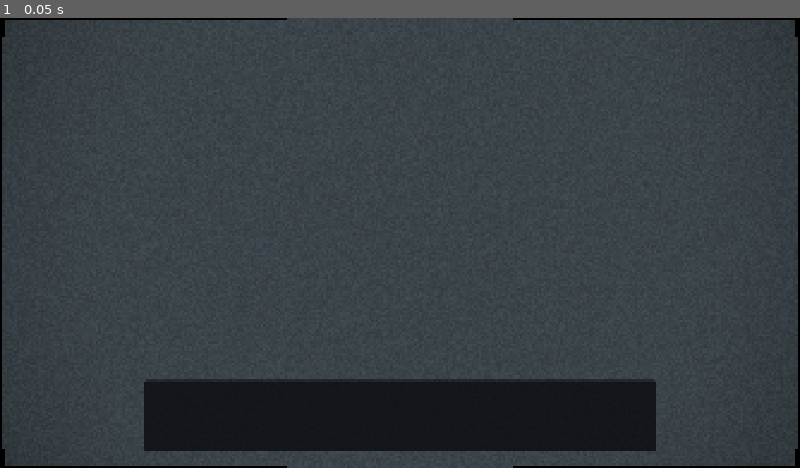
Above: before the commit, frame 1.
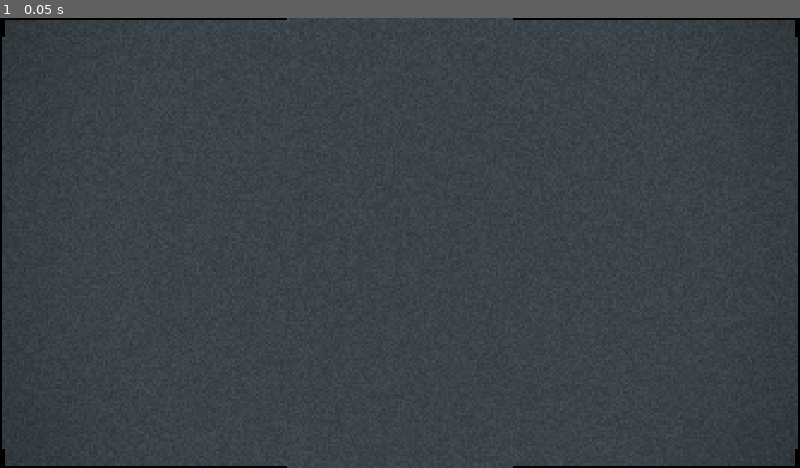
Above: after the commit, the same moment.

Repository: Yompix/office-dreams
Game: Godot game, scene res://scenes/main.tscn
Two runs of this game, one before a commit and one after it. Both use one fixed random seed, a clock stepped at 60 frames per second and the inputs below.
Inputs:
- Up to frame 1 (0.05 s): no input

The runs differ from the first frame. In frame 1, 10% of the frame differs, in the area x 18-82%, y 80-97%.
Error in both runs: Trying to assign value of type 'Nil' to a variable of type 'Dictionary'. (res://scripts/core/story_db.gd:25)

Commit message:
Godot: титул с живым кадром, меню, настройки (язык, громкости по шинам, графика), пауза, сохранение и «Продолжить»; экспорт Windows / Web / Linux (export_presets.cfg); проверка сборки из .pck автопрогоном до концовки
Co-Authored-By: Claude Opus 5.5 <noreply@anthropic.com>
Claude-Session: https://claude.ai/code/session_01DiwnqB26fpYcSxva5WqzjX

Diff:
--- a/godot/nightshift/scripts/core/game.gd
+++ b/godot/nightshift/scripts/core/game.gd
@@ -67,22 +67,33 @@
 
 
 func _ready() -> void:
-	StoryDB.setup(_arg("lang", "ru"))
+	Save.load_all()
+	Save.ensure_buses()
+	var lang := _arg("lang", String(Save.setting("lang", "")))
+	if lang == "":   # первый запуск — язык системы, если он есть в игре
+		lang = OS.get_locale_language()
+	StoryDB.setup(lang)
+	Graphics.apply(get_viewport())
+	auto = bool(Save.setting("auto", false))
 	player = ShotPlayer.new()
 	add_child(player)
 	_build_ui()
 	music = AudioStreamPlayer.new()
 	music.volume_db = -6.0
+	music.bus = "Music"
 	add_child(music)
 	for i in 4:
 		var v := AudioStreamPlayer.new()
+		v.bus = "Voice"
 		add_child(v)
 		voices.append(v)
 	for i in 8:
 		var v := AudioStreamPlayer.new()
+		v.bus = "SFX"
 		add_child(v)
 		sfx_pool.append(v)
 	amb_static = AudioStreamPlayer.new()
+	amb_static.bus = "Amb"
 	add_child(amb_static)
 	autoplay = OS.get_cmdline_user_args().has("--autoplay")
 	auto = auto or autoplay
@@ -102,8 +113,12 @@
 			_run_then(th)
 		else:
 			start_scene(_arg("scene", ""), int(_arg("beat", "0")))
+	elif autoplay:
+		start_scene(StoryDB.story.get("start", "intro"))
 	else:
-		start_scene(StoryDB.story.get("start", "intro"))
+		if _arg("shot", "") != "":   # проверка титула: -- --at 3 --shot файл
+			test = {"at": float(_arg("at", "3.0")), "shot": _arg("shot", "")}
+		go_menu()
 
 
 func _arg(name: String, def: String) -> String:
@@ -129,6 +144,14 @@
 		ShiftGame.shk = {}
 	if not id.begins_with("over_"):
 		save_scene = id
+		if not autoplay and test.is_empty():   # «Продолжить» — с этой сцены
+			Save.d.save = id
+			Save.d.saveT = last_time
+			Save.d.flags = flags
+			Save.d.shk = ShiftGame.shk
+			Save.d.tutDone = ShiftGame.tut_done
+			Save.d.run = run
+			Save.write()
 	if run.is_empty():
 		run = {"picks": [], "sec": 0.0, "rec": 0, "ok": 0, "miss": 0, "hrs": []}
 	ends.hide_all()
@@ -211,6 +234,11 @@
 	T += delta
 	if mode in ["play", "choice", "mg", "shift", "explore", "talk"] and not run.is_empty():
 		run.sec += delta
+	if mode == "menu":
+		_menu_frame()
+		if not test.is_empty() and T - _menu_t0 >= float(test.at):
+			_snap()
+		return
 	if mode == "mg":
 		_mg_frame(delta)
 		if not test.is_empty() and mg.t >= float(test.at):
@@ -327,6 +355,11 @@
 
 
 func _input(e: InputEvent) -> void:
+	if e.is_action_pressed("ui_cancel") and mode in ["play", "choice", "mg", "shift", "explore", "talk"] and not get_tree().paused:
+		get_tree().paused = true
+		menu.show_pause()
+		get_viewport().set_input_as_handled()
+		return
 	if mode != "play" and mode != "choice":
 		return
 	if e.is_action_pressed("ui_accept") or (e is InputEventMouseButton and e.pressed and e.button_index == MOUSE_BUTTON_LEFT and not choice_box.visible):
@@ -477,6 +510,71 @@
 	_run_then(scene.get("then", {}))
 
 
+# ---------- меню, пауза, продолжение ----------
+var menu: MainMenu
+var _menu_t0 := 0.0
+
+
+## Титул: живой кадр (Лили за стеклом), медленный наезд за 20 с.
+func go_menu() -> void:
+	get_tree().paused = false
+	mode = "menu"
+	scene = {"beats": []}
+	beat = {}
+	for v in voices:
+		v.stop()
+	for v in sfx_pool:
+		v.stop()
+	for k in ambs:
+		ambs[k].stop()
+	amb_static.stop()
+	if shift:
+		shift.queue_free()
+		shift = null
+	shift_ui.visible = false
+	mg.visible = false
+	act_view.close()
+	ends.hide_all()
+	dlg.visible = false
+	hint_lbl.visible = false
+	phone.visible = false
+	choice_box.visible = false
+	hud.visible = false
+	black.visible = false
+	_menu_t0 = T
+	if ResourceLoader.exists("res://bake/door_katya.json"):
+		player.play("door_katya")
+		player.visible = true
+	_music("theme")
+	menu.show_title(Save.get_v("save") != null and StoryDB.scene(String(Save.get_v("save", ""))).size() > 0, OS.has_feature("pc"))
+
+
+func _menu_frame() -> void:
+	var tt := T - _menu_t0
+	var k := minf(1.0, tt / 20.0)
+	player.aim_cx = 0.5
+	player.aim_cy = 0.47
+	player.aim_z = 1.0 + 0.06 * (k * k * (3.0 - 2.0 * k))
+	player.aim_dk = 0.0
+	player.talk = {}
+	if player.shot:
+		player.apply(minf(tt + 3.0, player.shot.dur), maxf(0.0, tt + 3.0 - player.shot.dur))
+	post.beat_fx("", tt, T, 0.0, {}, 1.0)
+	post.set_p("cctv", 0.0)
+	post.set_p("ir", 0.0)
+	post.set_p("grain_k", 0.09)
+
+
+func _continue() -> void:
+	menu.close()
+	flags = Save.get_v("flags", {}).duplicate()
+	ShiftGame.shk = Save.get_v("shk", {}).duplicate(true)
+	ShiftGame.tut_done = bool(Save.get_v("tutDone", false))
+	run = Save.get_v("run", {}).duplicate(true)
+	last_time = String(Save.get_v("saveT", "02:55"))
+	start_scene(String(Save.get_v("save", "intro")))
+
+
 # ---------- концовки и экран смерти ----------
 ## Концовка: последний кадр идёт дальше ~8,5 с и темнеет, своя музыка, название по буквам; клик — журнал дежурств.
 func _finale(th: Dictionary) -> void:
@@ -514,8 +612,12 @@
 	beat = {}
 	hud.visible = false
 	dlg.visible = false
+	endings_got = Save.get_v("endings", {})
 	var fresh := not endings_got.has(th.ending)
 	endings_got[th.ending] = true
+	Save.d.endings = endings_got
+	Save.d.erase("save")
+	Save.write()
 	if not th.get("fin", false):
 		_play("boom")
 	var mins := maxi(1, int(round(float(run.get("sec", 0.0)) / 60.0)))
@@ -543,7 +645,9 @@
 	beat = {}
 	hud.visible = false
 	dlg.visible = false
+	overs_got = Save.get_v("overs", {})
 	overs_got[String(th.over)] = true
+	Save.set_v("overs", overs_got)
 	_music("")
 	ends.show_over(String(th.over), String(th.get("sub", "")), overs_got.size(), StoryDB.story.overs.size())
 	ends.set_meta("retry", String(th.get("retry", "@save")))
@@ -718,6 +822,7 @@
 func _amb(n: String, on: bool, gain := 1.0) -> void:
 	if not ambs.has(n):
 		var a := AudioStreamPlayer.new()
+		a.bus = "Amb"
 		add_child(a)
 		ambs[n] = a
 	var p: AudioStreamPlayer = ambs[n]
@@ -923,6 +1028,8 @@
 
 # ---------- голос и субтитры ----------
 func _say(k: String) -> void:
+	if not Save.setting("voice", true):   # без озвучки остаются субтитры
+		return
 	var p := StoryDB.voice_path(k)
 	if not ResourceLoader.exists(p):
 		return
@@ -1029,13 +1136,24 @@
 	act_view.picked.connect(_act_pick)
 	shift_ui = ShiftUI.new()
 	mg = MiniGames.new()
+	menu = MainMenu.new()
+	menu.theme = dlg.theme
+	menu.new_game.connect(func():
+		menu.close()
+		start_scene("intro"))
+	menu.continue_game.connect(_continue)
+	menu.resume.connect(func():
+		menu.close()
+		get_tree().paused = false)
+	menu.to_menu.connect(go_menu)
+	menu.quit_game.connect(func(): get_tree().quit())
 	ends = EndScreens.new()
 	ends.next_pressed.connect(func():
 		_play("click")
 		next_beat())
 	ends.retry_pressed.connect(_retry)
 	ends.restart_pressed.connect(func(): start_scene("intro"))
-	ends.menu_pressed.connect(func(): start_scene("intro"))   # меню — позже
+	ends.menu_pressed.connect(go_menu)
 	ends.back_pressed.connect(func():
 		var f: Dictionary = run.picks[run.picks.size() - 1] if not run.get("picks", []).is_empty() else {}
 		if not f.is_empty():
@@ -1114,6 +1232,7 @@
 	ui.add_child(shift_ui)
 	ui.add_child(mg)
 	ui.add_child(ends)
+	ui.add_child(menu)
 	ui.move_child(dlg, -1)   # субтитры поверх смены
 
 
--- /dev/null
+++ b/godot/nightshift/scripts/core/graphics.gd
@@ -0,0 +1,26 @@
+class_name Graphics
+extends RefCounted
+## Качество графики: высокая / средняя / низкая. ПК (Forward+): объёмный туман, тени, SSAO, свечение ламп; масштаб 3D-кадра.
+## Сайт (Compatibility): без объёмного тумана и SSAO, масштаб кадра ниже на слабых.
+
+static func level() -> String:
+	return String(Save.setting("gfx", "high"))
+
+
+static func pc() -> bool:
+	return RenderingServer.get_current_rendering_method() == "forward_plus"
+
+
+static func apply(vp: Viewport) -> void:
+	var lv := level()
+	vp.scaling_3d_scale = {"high": 1.0, "mid": 0.85, "low": 0.67}.get(lv, 1.0)
+	vp.scaling_3d_mode = Viewport.SCALING_3D_MODE_FSR2 if pc() and lv != "high" else Viewport.SCALING_3D_MODE_BILINEAR
+
+
+## Эффекты окружения места по качеству (Location вызывает при сборке, смена качества — сразу для текущего места).
+static func env(e: Environment) -> void:
+	var lv := level()
+	var p := pc()
+	e.ssao_enabled = p and lv == "high"
+	e.volumetric_fog_enabled = p and lv != "low" and e.fog_enabled
+	e.glow_enabled = lv != "low"
--- /dev/null
+++ b/godot/nightshift/scripts/core/save.gd
@@ -0,0 +1,73 @@
+class_name Save
+extends RefCounted
+## Сохранение — как localStorage старой игры (ключи ns1_*): где остановился (сцена, часы ночи), флаги, смена (пульт, записи,
+## кто где), найденные концовки и смерти, обучение пройдено, прохождение (журнал дежурств) и настройки. Файл user://save.json.
+
+const PATH := "user://save.json"
+static var d := {}
+
+
+static func load_all() -> void:
+	if not d.is_empty():
+		return
+	if FileAccess.file_exists(PATH):
+		var j = JSON.parse_string(FileAccess.get_file_as_string(PATH))
+		if j is Dictionary:
+			d = j
+	if not d.has("set"):
+		d.set = {}
+	var s: Dictionary = d.set
+	var def := {"lang": "", "voice": true, "calm": false, "auto": false, "gfx": "high", "full": true,
+			"vol": {"all": 1.0, "mus": 0.8, "voice": 1.0, "sfx": 0.9, "amb": 0.8}}
+	for k in def:
+		if not s.has(k):
+			s[k] = def[k]
+
+
+static func get_v(k: String, def = null):
+	load_all()
+	return d.get(k, def)
+
+
+static func set_v(k: String, v) -> void:
+	load_all()
+	d[k] = v
+	write()
+
+
+static func setting(k: String, def = null):
+	load_all()
+	return d.set.get(k, def)
+
+
+static func set_setting(k: String, v) -> void:
+	load_all()
+	d.set[k] = v
+	write()
+
+
+static func write() -> void:
+	var f := FileAccess.open(PATH, FileAccess.WRITE)
+	if f:
+		f.store_string(JSON.stringify(d))
+
+
+## Громкости по шинам (Музыка, Голоса, Звуки, Фон) и общая.
+static func apply_volumes() -> void:
+	load_all()
+	var v: Dictionary = d.set.vol
+	for b in [["Master", "all"], ["Music", "mus"], ["Voice", "voice"], ["SFX", "sfx"], ["Amb", "amb"]]:
+		var i := AudioServer.get_bus_index(b[0])
+		if i >= 0:
+			AudioServer.set_bus_volume_db(i, linear_to_db(maxf(0.0001, float(v.get(b[1], 1.0)))))
+
+
+## Шины звука (как в старой игре: музыка, голос, звуки, фон — каждая со своей громкостью).
+static func ensure_buses() -> void:
+	for n in ["Music", "Voice", "SFX", "Amb"]:
+		if AudioServer.get_bus_index(n) < 0:
+			AudioServer.add_bus()
+			var i := AudioServer.bus_count - 1
+			AudioServer.set_bus_name(i, n)
+			AudioServer.set_bus_send(i, "Master")
+	apply_volumes()
--- /dev/null
+++ b/godot/nightshift/scripts/ui/main_menu.gd
@@ -0,0 +1,267 @@
+class_name MainMenu
+extends Control
+## Титул, настройки, концовки, пауза — перенос menu / settings / pauseMenu (engine.js). Титул: живой кадр (Лили за стеклом),
+## медленный наезд, сверху и снизу темнее, логотип HUSH TILL SIX мигает, как больная лампа; кнопки; предупреждения (наушники, 18+).
+
+signal new_game
+signal continue_game
+signal resume
+signal to_menu
+signal lang_changed
+signal quit_game
+
+const GOLD := Color("#f2c21b")
+var u := 7.3
+var page := ""             # title | settings | gallery | pause
+var from := "title"
+var _t := 0.0
+var _logo: Label
+var _box: Control
+
+
+func _init() -> void:
+	set_anchors_preset(Control.PRESET_FULL_RECT)
+	mouse_filter = Control.MOUSE_FILTER_IGNORE
+	visible = false
+	process_mode = Node.PROCESS_MODE_ALWAYS
+
+
+func _clear() -> void:
+	for c in get_children():
+		c.queue_free()
+	u = get_viewport_rect().size.y * 0.0068
+	visible = true
+	mouse_filter = Control.MOUSE_FILTER_STOP
+
+
+func _process(delta: float) -> void:
+	_t += delta
+	if _logo and page == "title":   # мигание логотипа — больная лампа
+		var k := fmod(_t + 1.0, 7.3)
+		_logo.modulate.a = 0.25 if (k > 2.38 and k < 2.46) or (k > 2.55 and k < 2.6) else 1.0
+
+
+func _shade(top: bool, a0: float, a1: float, frac: float) -> void:
+	var g := TextureRect.new()
+	var gt := GradientTexture2D.new()
+	var gr := Gradient.new()
+	gr.set_color(0, Color(0, 0, 0, a0))
+	gr.set_color(1, Color(0, 0, 0, a1))
+	gt.gradient = gr
+	gt.fill_from = Vector2(0, 0)
+	gt.fill_to = Vector2(0, 1)
+	gt.width = 4
+	gt.height = 128
+	g.texture = gt
+	g.stretch_mode = TextureRect.STRETCH_SCALE
+	g.anchor_right = 1.0
+	g.anchor_top = 0.0 if top else 1.0 - frac
+	g.anchor_bottom = frac if top else 1.0
+	g.mouse_filter = Control.MOUSE_FILTER_IGNORE
+	add_child(g)
+
+
+func _btn(text: String, cb: Callable, big := true) -> Button:
+	var b := Button.new()
+	b.text = text
+	b.add_theme_font_size_override("font_size", int((4.6 if big else 3.6) * u))
+	b.add_theme_color_override("font_color", Color("#ece8dc"))
+	b.add_theme_color_override("font_hover_color", GOLD)
+	b.add_theme_color_override("font_focus_color", GOLD)
+	b.flat = true
+	b.focus_mode = Control.FOCUS_ALL
+	b.pressed.connect(cb)
+	return b
+
+
+func _label(text: String, sz: float, col := Color("#ece8dc")) -> Label:
+	var l := Label.new()
+	l.text = text
+	l.horizontal_alignment = HORIZONTAL_ALIGNMENT_CENTER
+	l.autowrap_mode = TextServer.AUTOWRAP_WORD_SMART
+	l.add_theme_font_size_override("font_size", int(sz * u))
+	l.add_theme_color_override("font_color", col)
+	l.add_theme_color_override("font_shadow_color", Color.BLACK)
+	l.add_theme_constant_override("shadow_outline_size", int(1.2 * u))
+	return l
+
+
+func show_title(has_save: bool, desktop: bool) -> void:
+	_clear()
+	page = "title"
+	_t = 0.0
+	_shade(true, 0.88, 0.0, 0.5)
+	_shade(false, 0.0, 0.9, 0.45)
+	var lf: Font = load("res://assets/fonts/ns-logo.woff") if ResourceLoader.exists("res://assets/fonts/ns-logo.woff") else null
+	_logo = Label.new()
+	_logo.text = "HUSH\nTILL SIX"
+	_logo.horizontal_alignment = HORIZONTAL_ALIGNMENT_CENTER
+	if lf:
+		_logo.add_theme_font_override("font", lf)
+	_logo.add_theme_font_size_override("font_size", int(15 * u))
+	_logo.add_theme_constant_override("line_spacing", int(-4 * u))
+	_logo.add_theme_color_override("font_color", Color("#e8e2d2"))
+	_logo.add_theme_color_override("font_shadow_color", Color(0.7, 0.05, 0.05, 0.6))
+	_logo.add_theme_constant_override("shadow_outline_size", int(3 * u))
+	_logo.anchor_right = 1.0
+	_logo.anchor_top = 0.06
+	add_child(_logo)
+	var tag := _label(StoryDB.t("Не отзывайся · Не открывай · Дождись шести"), 3.2, Color(1, 1, 1, 0.75))
+	tag.anchor_right = 1.0
+	tag.anchor_top = 0.38
+	add_child(tag)
+	var nav := VBoxContainer.new()
+	nav.anchor_left = 0.5
+	nav.anchor_right = 0.5
+	nav.anchor_top = 1.0
+	nav.anchor_bottom = 1.0
+	nav.grow_horizontal = Control.GROW_DIRECTION_BOTH
+	nav.grow_vertical = Control.GROW_DIRECTION_BEGIN
+	nav.offset_bottom = -0.16 * get_viewport_rect().size.y
+	nav.add_theme_constant_override("separation", int(0.6 * u))
+	var first: Button = null
+	if has_save:
+		first = _btn(StoryDB.t("Продолжить"), func(): continue_game.emit())
+		nav.add_child(first)
+	var nb := _btn(StoryDB.t("Начать заново" if has_save else "Начать смену"), func(): new_game.emit())
+	nav.add_child(nb)
+	if first == null:
+		first = nb
+	nav.add_child(_btn(StoryDB.t("Концовки"), show_gallery))
+	nav.add_child(_btn(StoryDB.t("Настройки"), func(): show_settings("title")))
+	if desktop:
+		nav.add_child(_btn(StoryDB.t("Выйти из игры"), func(): quit_game.emit()))
+	add_child(nav)
+	var notes := VBoxContainer.new()
+	notes.anchor_right = 1.0
+	notes.anchor_top = 1.0
+	notes.anchor_bottom = 1.0
+	notes.grow_vertical = Control.GROW_DIRECTION_BEGIN
+	notes.offset_bottom = -2 * u
+	notes.add_child(_label("🎧  " + StoryDB.t("Лучше в наушниках · в игре есть вспышки света"), 2.4, Color(1, 1, 1, 0.6)))
+	notes.add_child(_label("18+  " + StoryDB.t("Жестокость, кровь и сцены насилия"), 2.4, Color(1, 0.4, 0.4, 0.75)))
+	add_child(notes)
+	first.grab_focus.call_deferred()
+
+
+func show_gallery() -> void:
+	_clear()
+	page = "gallery"
+	var bg := ColorRect.new()
+	bg.color = Color(0, 0, 0, 0.82)
+	bg.set_anchors_preset(Control.PRESET_FULL_RECT)
+	add_child(bg)
+	var box := VBoxContainer.new()
+	box.set_anchors_preset(Control.PRESET_CENTER)
+	box.grow_horizontal = Control.GROW_DIRECTION_BOTH
+	box.grow_vertical = Control.GROW_DIRECTION_BOTH
+	box.add_theme_constant_override("separation", int(1.6 * u))
+	box.add_child(_label(StoryDB.t("КОНЦОВКИ"), 7))
+	var got: Dictionary = Save.get_v("endings", {})
+	for k in StoryDB.story.endings:
+		box.add_child(_label(("✓  " + StoryDB.t(String(StoryDB.story.endings[k]))) if got.has(k) else "·  ???", 4, Color("#ece8dc") if got.has(k) else Color(1, 1, 1, 0.4)))
+	var ov: Dictionary = Save.get_v("overs", {})
+	box.add_child(_label(StoryDB.t("Смертей найдено: {c} из {d}").replace("{c}", str(ov.size())).replace("{d}", str(StoryDB.story.overs.size())), 3, Color(1, 1, 1, 0.6)))
+	var b := _btn(StoryDB.t("Назад"), func(): to_menu.emit())
+	box.add_child(b)
+	add_child(box)
+	b.grab_focus.call_deferred()
+
+
+## Настройки: язык, громкости, озвучка, «меньше вспышек», «реплики сами», графика, весь экран.
+func show_settings(p_from: String) -> void:
+	_clear()
+	page = "settings"
+	from = p_from
+	var bg := ColorRect.new()
+	bg.color = Color(0, 0, 0, 0.85)
+	bg.set_anchors_preset(Control.PRESET_FULL_RECT)
+	add_child(bg)
+	var box := VBoxContainer.new()
+	box.set_anchors_preset(Control.PRESET_CENTER)
+	box.grow_horizontal = Control.GROW_DIRECTION_BOTH
+	box.grow_vertical = Control.GROW_DIRECTION_BOTH
+	box.custom_minimum_size = Vector2(120 * u, 0)
+	box.add_theme_constant_override("separation", int(1.2 * u))
+	box.add_child(_label(StoryDB.t("НАСТРОЙКИ"), 6))
+	var names: Dictionary = StoryDB.i18n.get("names", {})
+	var langs: Array = StoryDB.i18n.langs
+	var cur := StoryDB.lang
+	var lb := _btn(StoryDB.t("Язык") + ":  " + String(names.get(cur, cur)).to_upper(), func():
+		var i := (langs.find(cur) + 1) % langs.size()
+		Save.set_setting("lang", langs[i])
+		StoryDB.setup(langs[i])
+		lang_changed.emit()
+		show_settings(from), false)
+	box.add_child(lb)
+	for v in [["all", "Громкость"], ["mus", "Музыка"], ["voice", "Голоса"], ["sfx", "Звуки"], ["amb", "Дождь и фон"]]:
+		var row := HBoxContainer.new()
+		var l := _label(StoryDB.t(v[1]), 3.2)
+		l.horizontal_alignment = HORIZONTAL_ALIGNMENT_LEFT
+		l.custom_minimum_size = Vector2(40 * u, 0)
+		row.add_child(l)
+		var s := HSlider.new()
+		s.min_value = 0
+		s.max_value = 100
+		s.step = 5
+		s.value = float(Save.setting("vol").get(v[0], 1.0)) * 100.0
+		s.size_flags_horizontal = Control.SIZE_EXPAND_FILL
+		s.custom_minimum_size = Vector2(60 * u, 4 * u)
+		var key: String = v[0]
+		s.value_changed.connect(func(x):
+			var vol: Dictionary = Save.setting("vol")
+			vol[key] = x / 100.0
+			Save.set_setting("vol", vol)
+			Save.apply_volumes())
+		row.add_child(s)
+		box.add_child(row)
+	for t in [["voice", "Озвучка"], ["calm", "Меньше вспышек"], ["auto", "Реплики сами"], ["full", "Во весь экран"]]:
+		var key: String = t[0]
+		var nm: String = t[1]
+		box.add_child(_btn(StoryDB.t(nm) + ":  " + StoryDB.t("ВКЛ" if Save.setting(key) else "ВЫКЛ"), func():
+			Save.set_setting(key, not Save.setting(key))
+			if key == "full":
+				DisplayServer.window_set_mode(DisplayServer.WINDOW_MODE_FULLSCREEN if Save.setting("full") else DisplayServer.WINDOW_MODE_WINDOWED)
+			show_settings(from), false))
+	var gfx := String(Save.setting("gfx", "high"))
+	box.add_child(_btn(StoryDB.t("Графика") + ":  " + StoryDB.t({"high": "ВЫСОКАЯ", "mid": "СРЕДНЯЯ", "low": "НИЗКАЯ"}.get(gfx, "ВЫСОКАЯ")), func():
+		Save.set_setting("gfx", {"high": "mid", "mid": "low", "low": "high"}[gfx])
+		Graphics.apply(get_viewport())
+		show_settings(from), false))
+	var back := _btn(StoryDB.t("Назад"), func():
+		if from == "pause":
+			show_pause()
+		else:
+			to_menu.emit())
+	box.add_child(back)
+	add_child(box)
+	back.grab_focus.call_deferred()
+
+
+func show_pause() -> void:
+	_clear()
+	page = "pause"
+	var bg := ColorRect.new()
+	bg.color = Color(0, 0, 0, 0.7)
+	bg.set_anchors_preset(Control.PRESET_FULL_RECT)
+	add_child(bg)
+	var box := VBoxContainer.new()
+	box.set_anchors_preset(Control.PRESET_CENTER)
+	box.grow_horizontal = Control.GROW_DIRECTION_BOTH
+	box.grow_vertical = Control.GROW_DIRECTION_BOTH
+	box.add_theme_constant_override("separation", int(1.2 * u))
+	box.add_child(_label(StoryDB.t("ПАУЗА"), 7))
+	var r := _btn(StoryDB.t("Продолжить"), func(): resume.emit())
+	box.add_child(r)
+	box.add_child(_btn(StoryDB.t("Настройки"), func(): show_settings("pause")))
+	box.add_child(_btn(StoryDB.t("Меню"), func(): to_menu.emit()))
+	add_child(box)
+	r.grab_focus.call_deferred()
+
+
+func close() -> void:
+	for c in get_children():
+		c.queue_free()
+	visible = false
+	page = ""
+	mouse_filter = Control.MOUSE_FILTER_IGNORE
--- a/godot/nightshift/scripts/world/location.gd
+++ b/godot/nightshift/scripts/world/location.gd
@@ -123,10 +123,8 @@
 			env.volumetric_fog_enabled = true
 			env.volumetric_fog_density = float(fog.density) * 0.5
 			env.volumetric_fog_albedo = _col(fog.color).lightened(0.5)
-	if pc:
-		env.ssao_enabled = true
-		env.glow_enabled = true
-		env.glow_bloom = 0.15
+	env.glow_bloom = 0.15
+	Graphics.env(env)
 
 
 func _add_light(d: Dictionary) -> void:
Not shown, added: godot/nightshift/export_presets.cfg
Not shown, added: godot/nightshift/scripts/core/graphics.gd.uid
Not shown, added: godot/nightshift/scripts/core/save.gd.uid
Not shown, added: godot/nightshift/scripts/ui/main_menu.gd.uid
Not shown, changed: HANDOFF.md
Not shown, changed: godot/PORT_PLAN.md
